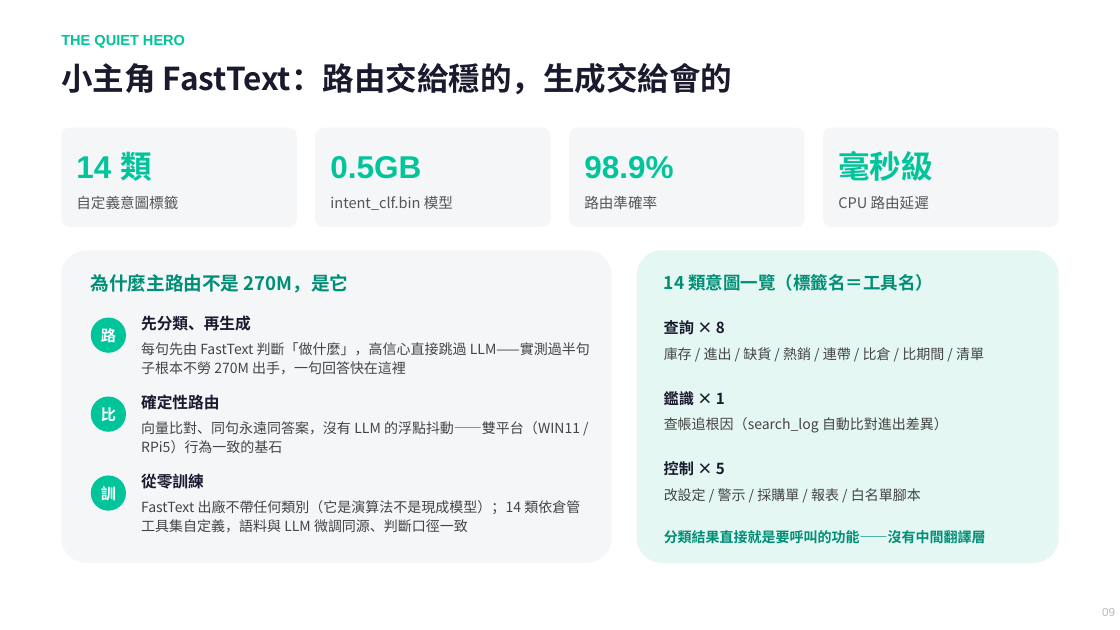
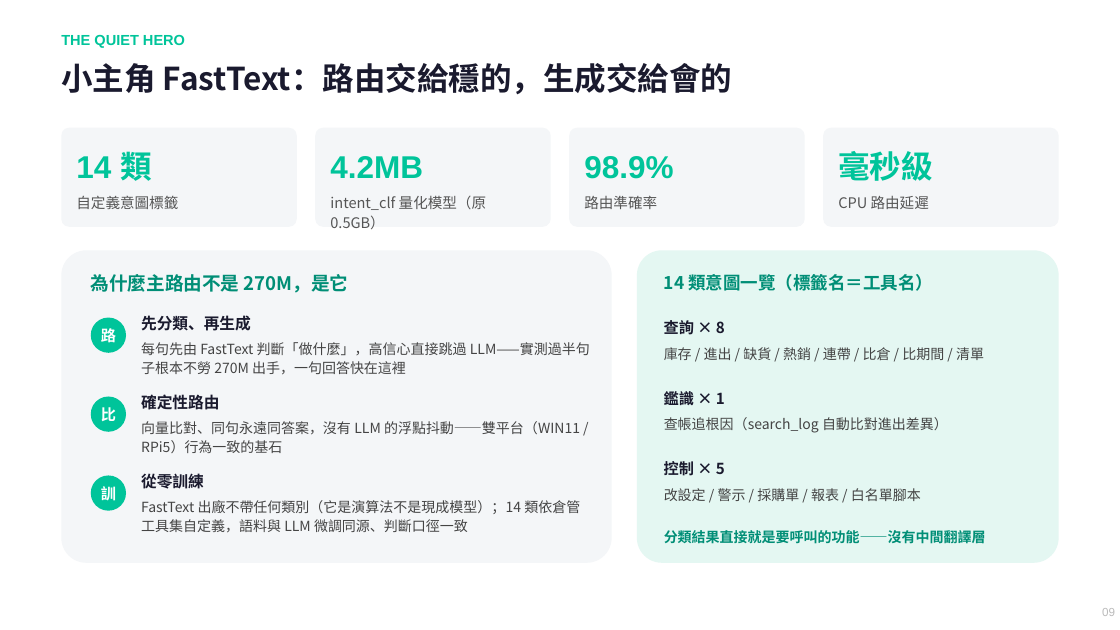
Before and after one commit to chunyen627-afk/warehouse-v2-agent, a slide deck: slide 9 of 倉管Agent_專案簡報.pptx. Drawn at 1120x630 pixels with LibreOffice and Linux fonts; fonts in the diff are those of the drawing. Boxes give left, top, right and bottom in pixels: in the first picture for what was removed or moved away, otherwise in the second. Text is boxed around its words. In the diff, an @@ line names an element or a change of style, - is before the commit and + after.

```diff
--- a/倉管Agent_專案簡報.pptx
+++ b/倉管Agent_專案簡報.pptx
@@ text at [330, 156, 423, 178]: text changed @@
-0.5GB
+4.2MB
@@ text at [330, 196, 486, 229]: text changed @@
-intent_clf.bin 模型
+intent_clf 量化模型（原 0.5GB）
```
Also in this commit, not shown: 9 other slides changed, 1 other file.
